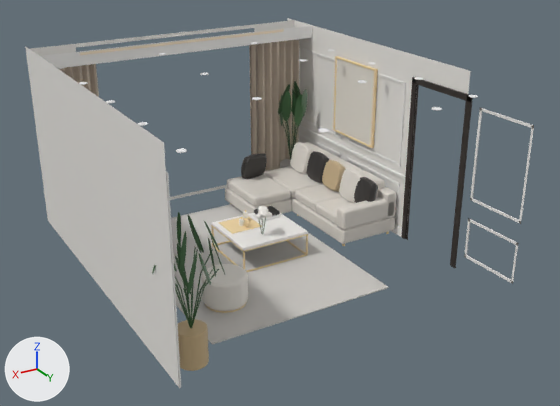
What one commit did to the glTF model public/tour-assets/g-type/v2/glb/LIVING.glb.
Before and after are seen from a camera (50 mm lens) standing at (9.77, 11.78, 4.61) and looking at (5.23, 4.23, 0.83). Arrows for +X, +Y and +Z are at lower left; the lights stay in place. The older version comes first. Vertices at exactly the same position are counted once.

The older version as bpy lines, for what is in view:
```python
ob_web_living = bpy.data.objects.new('WEB_LIVING', me_web_living)
ob_web_living.location = (0.0, 0.0, 0.0)
```
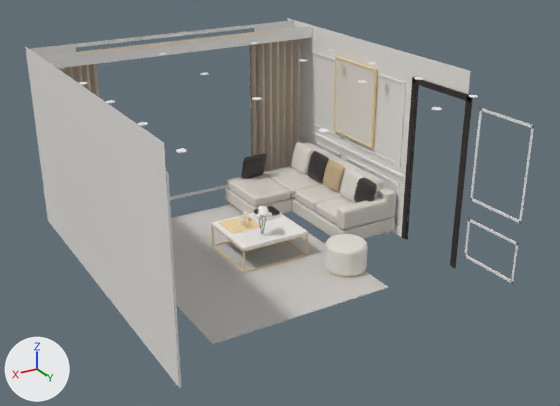
Pixel boxes [x1, y1, x2, y2] of what changed, in the pictures (560 x 406 px; the box of a moved part takes in the faces that stretch with it):
part 1 of me_web_living, moved or reshaped
    before: [202, 264, 248, 311]
    after: [325, 234, 368, 277]
part 2 of me_web_living, added
    after: [326, 269, 365, 278]
part 3 of me_web_living, deleted
    before: [152, 81, 307, 371]
part 4 of me_web_living, cut back
    before: [225, 114, 396, 244]
    after: [225, 142, 396, 239]

The change in detail:
me_web_living is used by ob_web_living; location (0.0, 0.0, 0.0).
me_web_living had 15330 vertices, 29586 faces and spanned x 3.4..7.44, y 1.4..6.41, z 0.0..2.5.
me_web_living now has 24810 vertices, 48438 faces and spans x 3.4..7.41, y 1.4..6.41, z 0.0..2.5.
me_web_living part 1: the loose piece of 384 vertices spanning x 6.02..6.54, y 4.49..5.01, z 0.03..0.39 is moved by (-1.66, 0.05, 0.0).
me_web_living part 2: a new loose piece of 96 vertices spanning x 4.38..4.86, y 4.56..5.04, z 0.0..0.03, in mat_mat_g_brushed_gold (beige #f7ddaa).
me_web_living part 3: 29 loose pieces with 2745 vertices, spanning x 3.52..7.44, y 1.69..5.88, z 0.0..1.65, are deleted.
me_web_living part 4: 223 vertices moved within x 3.45..4.93, y 2.14..4.29, z 0.06..0.79; 2701 vertices removed from x 3.44..4.95, y 1.77..4.3, z 0.0..1.25; 14830 vertices added at x 3.44..4.95, y 2.14..4.3, z 0.05..0.8.
me_web_living no longer uses material mat_mat_g_ceramic_greige (light grey #c4c0bc).
me_web_living no longer uses material mat_mat_g_soil (brown #3f352c).
me_web_living no longer uses material mat_mat_g_pot_brass (beige #cbb389).
